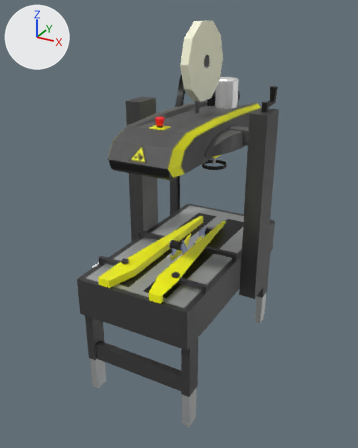
Two versions of the FBX model Hololens/Assets/Models/siat sk20.fbx, one commit apart.
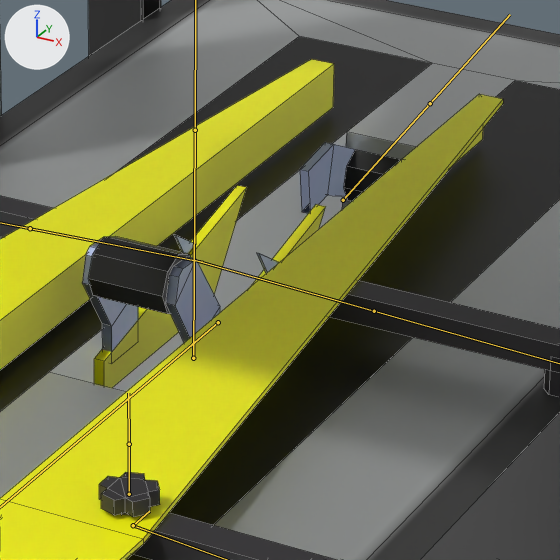
There are two pictures of each version: one whole from a 50 mm camera at (1.073, -2.044, 1.786) aimed at (-0.024, -0.05, 0.789), one close up on the part from 44% to 65% of the width and 46% to 63% of the height. Arrows for +X, +Y and +Z are at upper left; the lights stay in place. Both versions are drawn at frame 9 of the action 'Armature|tape wheel back'; the numbers are the values there. The bones that bend it are drawn over the model as lines in the close-ups. The close-ups show mesh edges as thin lines.

The first close-up shows 'Box Guides base'.
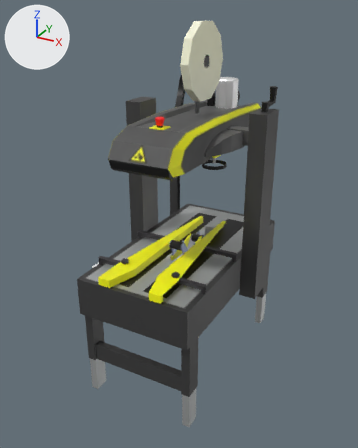
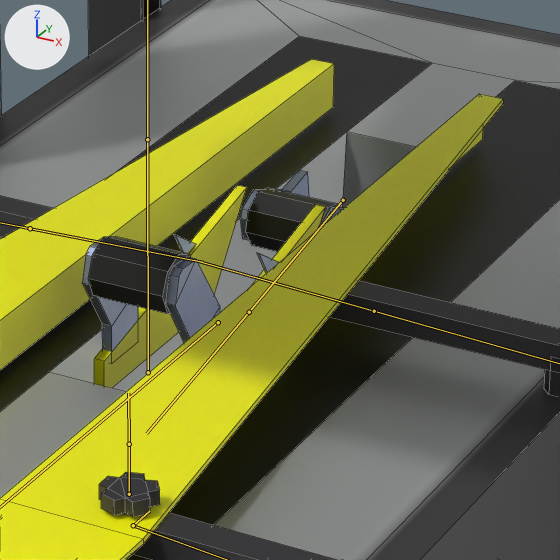
Changed parts and their boxes (x1, y1, x2, y2) in the close-ups (560 x 560 px):
'Box Guides base', posed
    both: (0, 0, 560, 560)
bone 'Bone.013', root to tip
    before: (343, 200) to (430, 103)
    after: (343, 200) to (249, 312)

What changed in the scene script:
```text
Change bone_bone_013:
    where bone_bone_013 = bpy.data.objects['Armature'].pose.bones['Bone.013']
    bone_bone_013.rotation_quaternion: (0.753, -0.055, 0.001, -0.656) -> (0.644, 0.067, -0.001, 0.762)  # degrees (-5, -4, -82) -> degrees (5, -6, 99)
```
